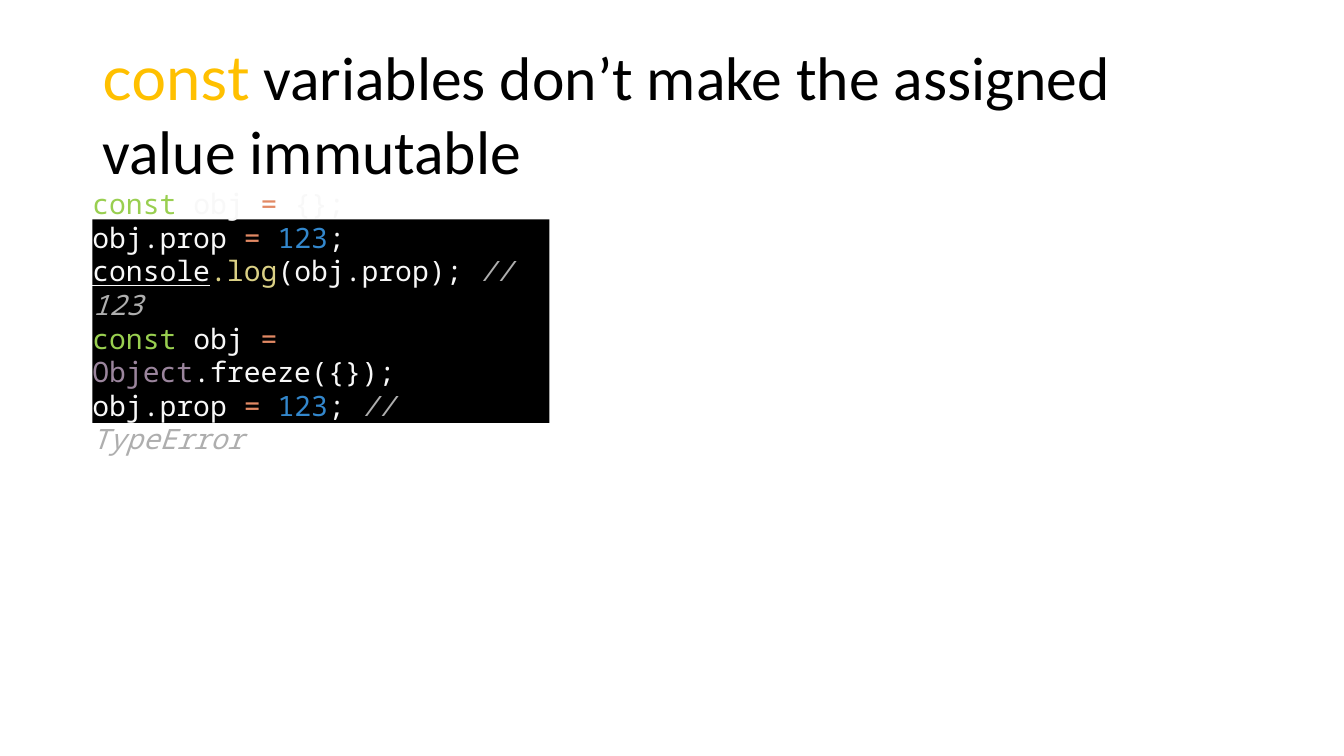
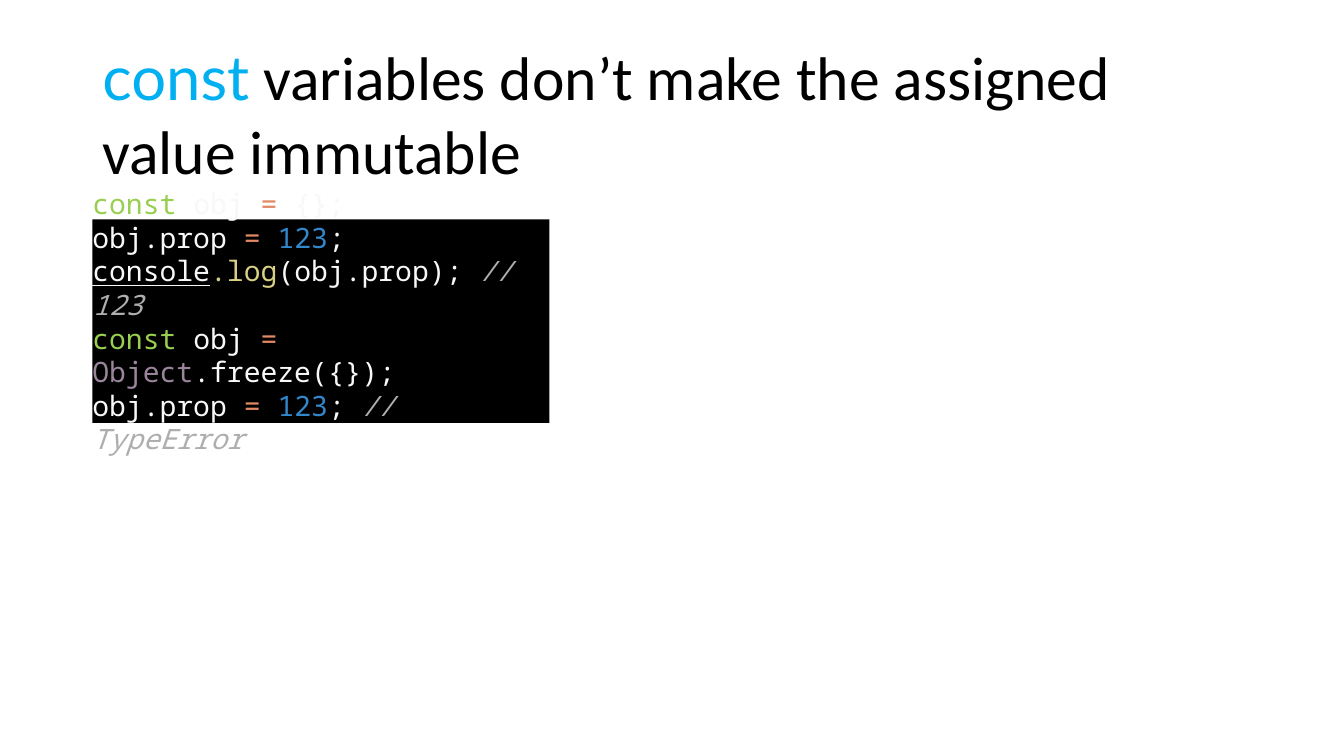
Before and after one commit to dzmitry-varabei/front-end-course, a slide deck: slide 14 of lecture-x-es6/let_and_const.pptx. Drawn at 1344x756 pixels with LibreOffice and Linux fonts; fonts in the diff are those of the drawing. Boxes give left, top, right and bottom in pixels: in the first picture for what was removed or moved away, otherwise in the second. Text is boxed around its words. In the diff, an @@ line names an element or a change of style, - is before the commit and + after.

```diff
--- a/lecture-x-es6/let_and_const.pptx
+++ b/lecture-x-es6/let_and_const.pptx
@@ title "const variables don’t make the ..." at (102,57,1110,175): text colour #FFC000 to #00B0F0 in "const" @@
```
Also in this commit, not shown: 3 other slides changed, 1 other file.
